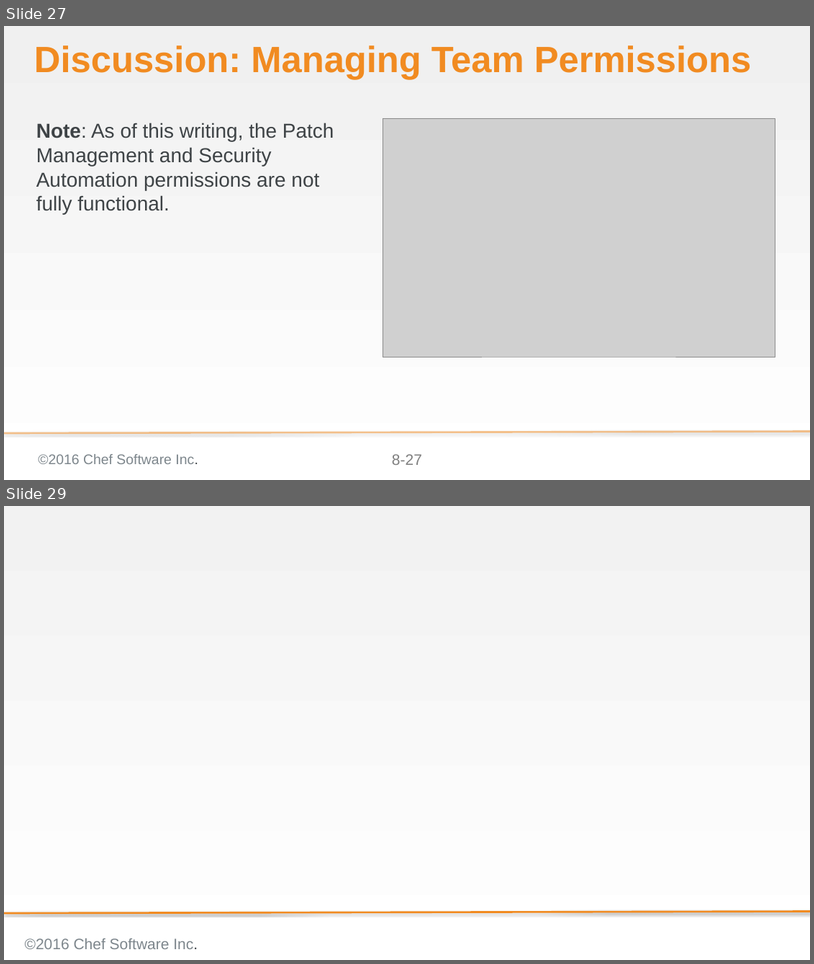
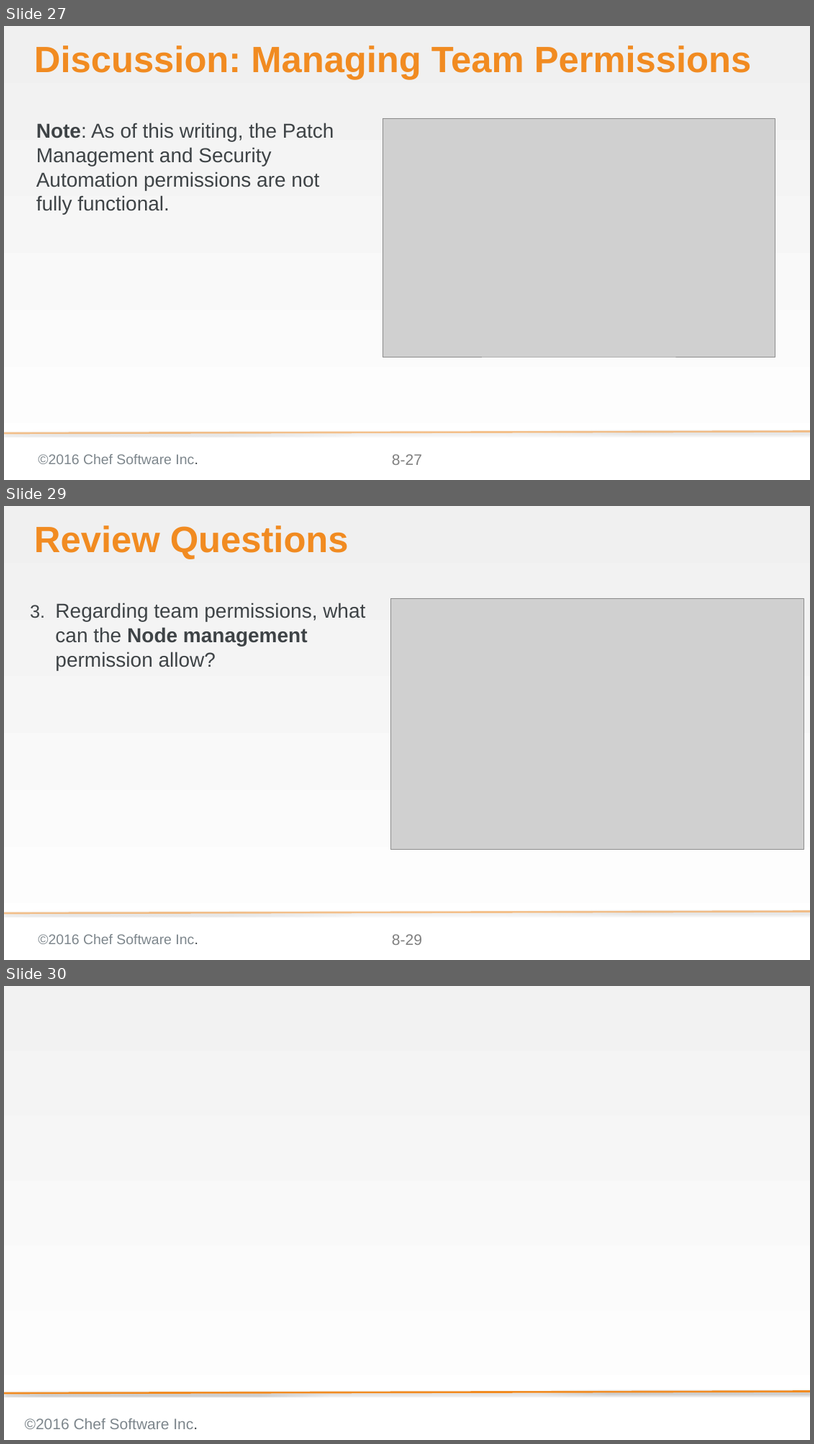
Before and after one commit to bchamby/chef-compliance-installation-configuration-operation, a slide deck: 08-permissions-orgs.pptx. Shown one above the other, each under a label of ours: slides 27 and 29 before the commit, slides 27, 29 and 30 after it; the slides between them are not shown. The pictures are 814x964 and 814x1444 pixels, drawn with LibreOffice and Linux fonts; fonts in the diff are those of the drawing; grey boxes stand for pictures; background and template pictures are left out. Boxes give left, top, right and bottom in pixels: in the first picture for what was removed or moved away, otherwise in the second. Text is boxed around its words. In the diff, an @@ line names an element or a change of style, - is before the commit and + after.

Commit message:
Added intial quiz questions

```diff
--- a/08-permissions-orgs.pptx
+++ b/08-permissions-orgs.pptx
@@ slide 29 added at box(4, 506, 810, 960), background gradient #F0F0F0 to #FFFFFF; not listed: 3 template elements that a slide beside it also shows @@
@@ title added at box(34, 525, 349, 559), 58 pt, text #F18B21, bold @@
+Review Questions
@@ text added at box(55, 602, 365, 670), 32 pt, text #3E4346 @@
+3. Regarding team permissions, what can the Node management permission allow?
@@ picture added at box(391, 598, 804, 849) @@
@@ what was slide 29 is now slide 30 @@
```
Also in this commit, not shown: 1 slide changed, 1 other file.
